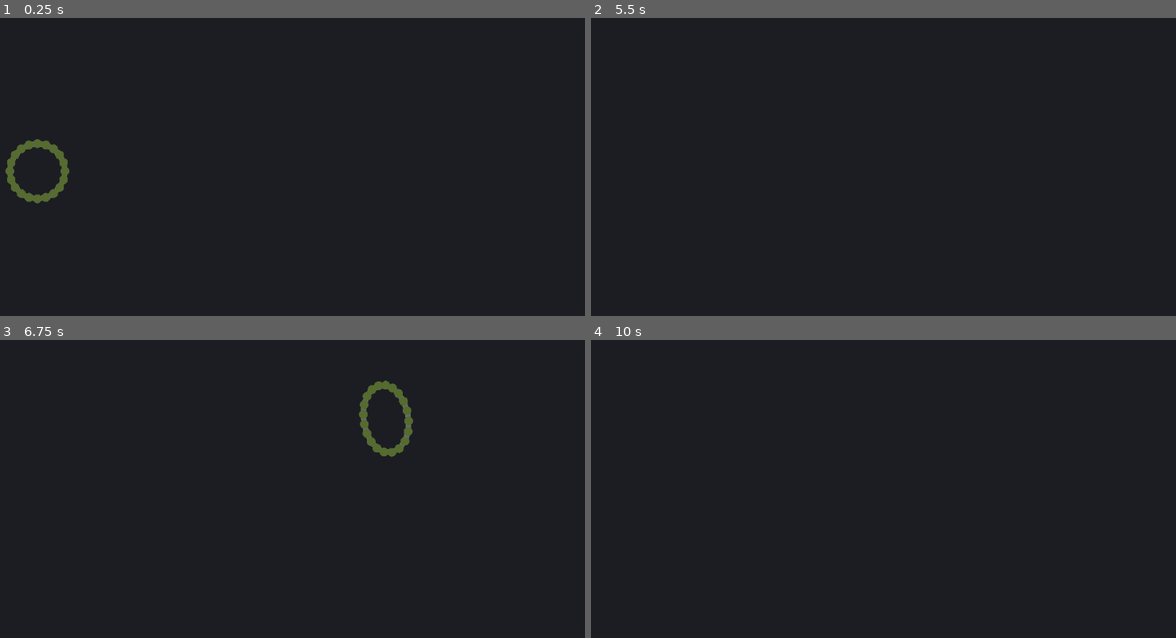
Above: before the commit, frames 1-4 (two rows, left to right).
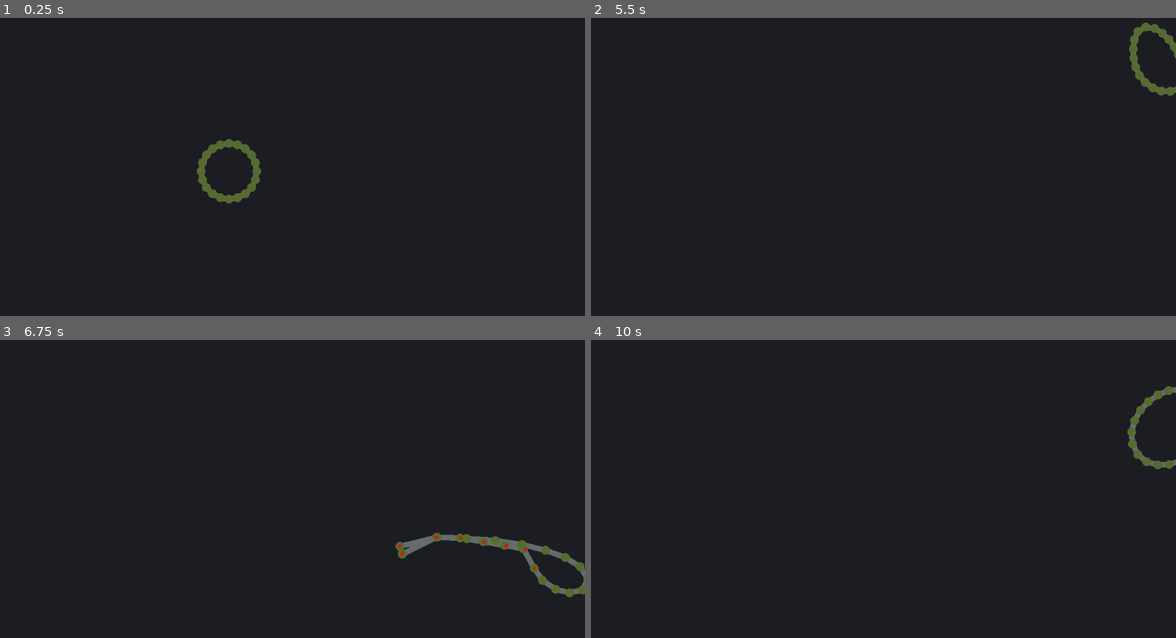
Above: after the commit, the same moments.

Repository: Argonbart/GoPrototyping
Game: Godot game, scene res://softbody/soft_body_level.tscn
The game is run twice, just before and just after one commit, with the same random seed, the same clock (stepped at 60 frames per second) and the same inputs. This scene is started directly instead of the project's main scene.
Inputs (mouse positions are in pixels of both pictures, inside the frame that each line leads up to):
- Up to frame 1 (0.25 s): no input
- Up to frame 2 (5.5 s): tap Enter (ui_accept) every 1.5 s from 0.5 to 5 s; move the mouse to (1000, 119) at 0.52 s; hold D (right) 0.53-1.28 s; hold 1 (1) 0.53-1.28 s; tap Space (jump) at 0.77, 1.52, 3.02, 3.77, 4.52 s; tap 2 (2) at 0.8, 1.35, 3.8, 4.35 s; move the mouse to (731, 155) at 1.27 s; hold A (left) 1.28-2.03 s; tap 3 (3) at 1.55, 4.55 s; move the mouse to (924, 59) at 2.02 s; hold 3 (3) 2.03-2.78 s; hold D (right) 2.03-3.53 s; tap 4 (4) at 2.3, 2.85, 5.3 s; tap R (reset) at 2.75, 4.25 s; move the mouse to (825, 208) at 2.77 s; tap 1 (1) at 3.05 s; move the mouse to (1047, 190) at 3.52 s; hold 1 (1) 3.53-4.28 s; hold A (left) from 3.53 s (still down); move the mouse to (667, 83) at 4.27 s; move the mouse to (889, 137) at 5.02 s; hold 3 (3) from 5.03 s (still down)
- Up to frame 3 (6.75 s): move the mouse to (169, 369) at 5.77 s; release A (left) at 5.78 s; release 3 (3) at 5.78 s; hold D (right) from 5.78 s (still down); tap 4 (4) at 5.85 s; tap Space (jump) at 6.02 s; tap 1 (1) at 6.05 s; move the mouse to (409, 441) at 6.52 s; hold V (clear_velocity) from 6.53 s (still down)
- Up to frame 4 (10 s): tap Space (jump) at 6.77, 7.52, 9.02, 9.77 s; tap 2 (2) at 6.8 s; move the mouse to (731, 477) at 7.27 s; release V (clear_velocity) at 7.28 s; tap C (connect) at 7.35 s; tap 3 (3) at 7.55 s; move the mouse to (924, 381) at 8.02 s; release D (right) at 8.03 s; press the mouse at (924, 381) at 8.03 s; hold A (left) 8.03-9.53 s; tap 4 (4) at 8.3 s; move the mouse to (825, 530) at 8.77 s; release the mouse at (825, 530) at 8.78 s; tap 1 (1) at 8.85 s; move the mouse to (1047, 512) at 9.52 s; hold D (right) from 9.53 s (still down); hold 2 (2) from 9.53 s (still down)

The runs differ from the first frame. In frame 1, 1.5% of the frame differs, in the area x 0-45%, y 40-63%; in frame 2, 0.6%; in frame 3, 2.0%, in the area x 61-100%, y 13-87%; in frame 4, 0.5%.

Commit message:
using radius for constraint lengths

Diff:
--- a/soft_bodies/softbody/soft_body.gd
+++ b/soft_bodies/softbody/soft_body.gd
@@ -30,6 +30,8 @@
 func setup(num_points: int, _radius: float, constraint_length: float, constraint_stiffness: float):
 	clear()
 	desired_area = _radius * _radius * PI
+	var circ = 2 * _radius * PI
+	var segment_length = circ / num_points
 	for i in range(num_points):
 		var angle = 360.0 / num_points * i
 		var angle_rad = deg_to_rad(angle)
@@ -39,7 +41,7 @@
 	for i in range(points.size()):
 		var p_a = points[i]
 		var p_b = points[(i + 1) % points.size()]
-		constraints.append(SBConstraint.new(p_a, p_b, constraint_length, constraint_stiffness))
+		constraints.append(SBConstraint.new(p_a, p_b, segment_length, constraint_stiffness))
 
 
 func setup_single_point():
@@ -98,8 +100,9 @@
 	var space_state = get_world_2d().direct_space_state
 
 	var move_dir = (p.position - p.previous_position).normalized()
-	var query = PhysicsRayQueryParameters2D.create(p.previous_position - move_dir * 2, p.position)
+	var query = PhysicsRayQueryParameters2D.create(p.previous_position - move_dir, p.position)
 	var result := space_state.intersect_ray(query)
+
 	if result:
 		var n = result.normal.normalized()
 		var remaining = p.position - result.position
--- a/soft_bodies/softbody/soft_body_level.tscn
+++ b/soft_bodies/softbody/soft_body_level.tscn
@@ -10,11 +10,13 @@
 
 [node name="SoftBodyLevel" type="Node2D"]
 
+[node name="Camera2D" type="Camera2D" parent="."]
+scale = Vector2(1, 0.9819694)
+
 [node name="SoftBody" type="Node2D" parent="."]
-position = Vector2(-416, -7)
+position = Vector2(-69, -7)
 script = ExtResource("1_23gtn")
 number_of_points = 20
-CONSTRAINT_STIFFNESS = 0.2
 slide_scale = 0.5
 gravity_scale = 3.0
 metadata/_custom_type_script = "uid://b0tacqei7k716"
@@ -23,18 +25,21 @@
 z_index = -1
 script = ExtResource("2_d3k81")
 
-[node name="Camera2D" type="Camera2D" parent="."]
-scale = Vector2(1, 0.9819694)
-
 [node name="StaticBody2D2" type="StaticBody2D" parent="."]
-position = Vector2(-469.99994, 204.99997)
+position = Vector2(-263, 81)
 rotation = 0.8133186
 
 [node name="CollisionShape2D" type="CollisionShape2D" parent="StaticBody2D2"]
 shape = SubResource("RectangleShape2D_23gtn")
 
 [node name="Ground" type="StaticBody2D" parent="."]
-position = Vector2(0, 324)
+position = Vector2(0, 292)
 
 [node name="CollisionShape2D" type="CollisionShape2D" parent="Ground"]
 shape = SubResource("WorldBoundaryShape2D_23gtn")
+
+[node name="StaticBody2D" type="StaticBody2D" parent="."]
+position = Vector2(365, 242)
+
+[node name="CollisionPolygon2D" type="CollisionPolygon2D" parent="StaticBody2D"]
+polygon = PackedVector2Array(-9.74953, -98.92309, -129.74953, -102.92309, -66.74953, 112.07691, 6.25047, 122.07691, 92.25047, 85.07691, 125.25047, -74.92309)
